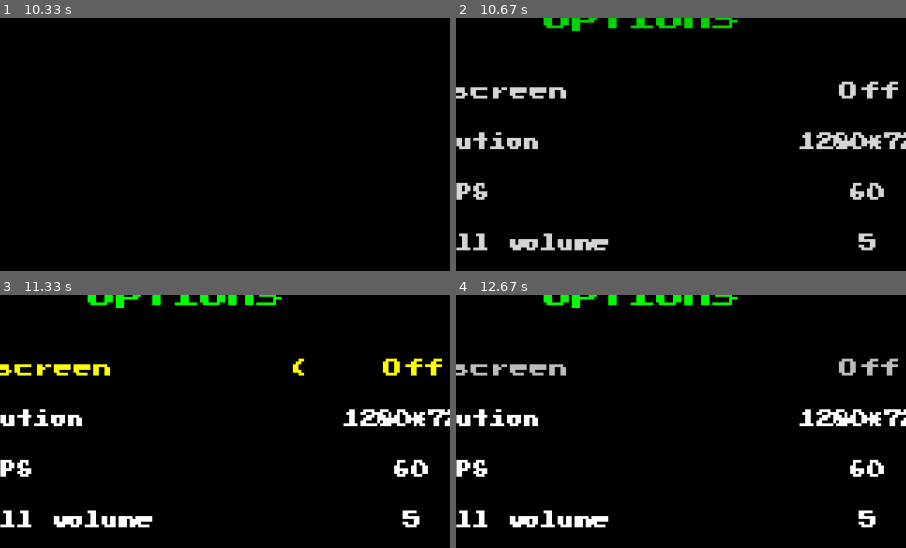
Above: before the commit, frames 1-4 (two rows, left to right).
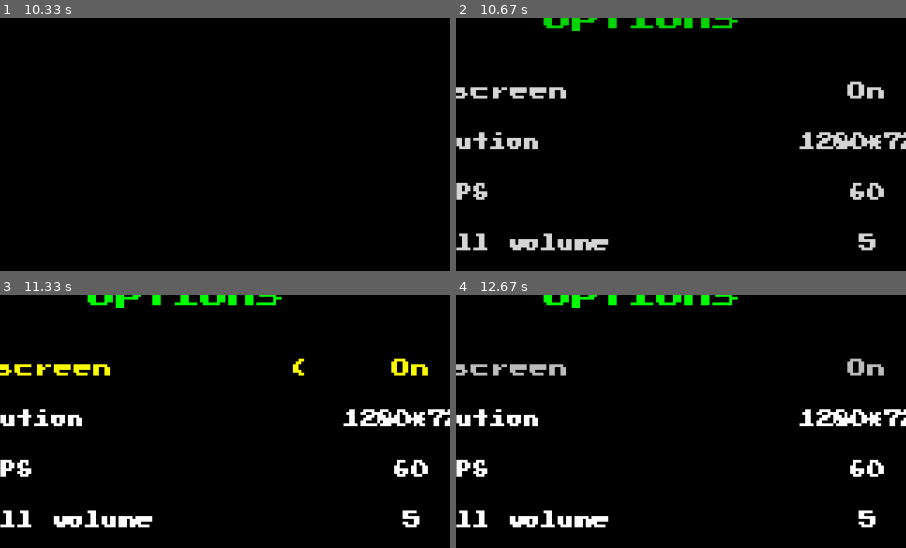
Above: after the commit, the same moments.

Repository: ShiratoDesu/evog_pygame
Game: pygame game, started from game.py
Two runs of this game, one before a commit and one after it. Both use one fixed random seed, a clock stepped at 60 frames per second and the inputs below.
Inputs:
- Up to frame 1 (10.33 s): hold Up 1.9-2.37 s; tap Enter at 3.57, 9.87 s; hold Down 6.47-6.93 s; hold Up 7.4-7.77 s; hold Down 8.47-8.83 s; hold Up from 10.2 s (still down)
- Up to frame 2 (10.67 s): release Up at 10.5 s
- Up to frame 3 (11.33 s): tap Enter at 11.03 s
- Up to frame 4 (12.67 s): hold Left 11.37-11.9 s; tap Esc at 12.27 s; tap Enter at 12.6 s
The pictures show only the part of the screen within x 29-79%, y 21-71%; the shares and areas given below are measured in that part.

Frame 1 is identical in both runs. In frame 2, 0.6% of the frame differs, in the area x 85-99%, y 24-33%; in frame 3, 0.6%, in the area x 84-99%, y 24-33%; in frame 4, 0.6%.

Commit message:
fullscreen option change

Diff:
--- a/saved/setting.txt
+++ b/saved/setting.txt
@@ -1 +1 @@
-{"fullscreen": false, "screen_w": 1280, "screen_h": 720, "max_fps": 60, "overall_sound": 0.5, "music_sound": 1, "effect_sound": 1}
+{"fullscreen": true, "screen_w": 1280, "screen_h": 720, "max_fps": 60, "overall_sound": 0.5, "music_sound": 1, "effect_sound": 1}
--- a/states/menus/options/options_menu.py
+++ b/states/menus/options/options_menu.py
@@ -34,6 +34,7 @@
         # when select choice to set
         self.is_setting = False
         self.setting_index = 0
+        self.last_setting_index = 0
         self.SETTING_OFFSET = -40
         self.setable_value = []
 
@@ -150,19 +151,20 @@
 
     def get_setable_value(self):
         self.setable_value.clear()
-        fullscreen_value = ["On", "Off"]
+        fullscreen_value = ["Off", "On"]
         if self.options[self.menu_index][1] == "Fullscreen":
-            self.setable_value.append(self.fullscreen)
             for value in fullscreen_value:
-                if value not in self.setable_value:
-                    self.setable_value.append(value)
+                self.setable_value.append(value)
+                if value == self.fullscreen:
+                    self.setting_index = fullscreen_value.index(value)
+            self.last_setting_index = self.setting_index
 
     def fullscreen_choice(self, actions):
-        last_setting = self.setable_value[0]
+        last_setting = self.setable_value[self.last_setting_index]
         self.fullscreen = self.setable_value[self.setting_index]
         if actions["enter"] & (self.fullscreen != last_setting):
             self.play_confirm_sound()
-            last_value = self.game.setting_value["fullscreen"]
+            last_bool = self.game.setting_value["fullscreen"]
             if self.fullscreen == "On":
                 pygame.display.toggle_fullscreen()
                 self.game.setting_value["fullscreen"] = True
@@ -171,14 +173,13 @@
                 self.game.setting_value["fullscreen"] = False
             if self.check_confirm("Save change?", 6) != True:
                 pygame.display.toggle_fullscreen()
+                self.game.setting_value["fullscreen"] = last_bool
                 self.fullscreen = last_setting
-                self.setted_value[0][1] = last_value
-            self.setting_index = 0
+                self.setted_value[0][1] = last_setting
             self.is_setting = False
         if actions["escape"]:
             self.play_back_sound()
             if self.check_confirm("Discard change?", 6):
                 self.fullscreen = last_setting
                 self.setted_value[0][1] = last_setting
-                self.setting_index = 0
                 self.is_setting = False
